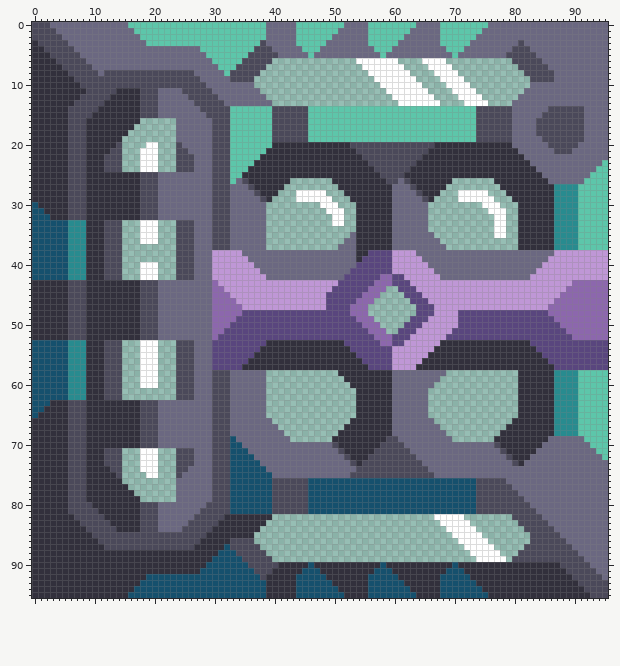
Sprite sheet: sprites/blocks/production/09i-12-necrolysis-boiler.png. That is the earlier state.
The file is 96x96 pixels. Pixels under 10% opacity are left out. Colours within 5 levels of each other are drawn and written as one.
And afterwards:
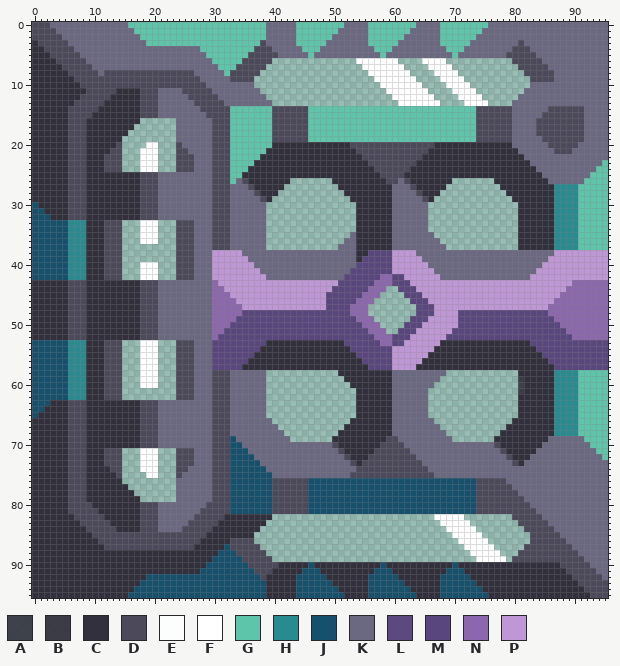
Palette (. is transparent): A #32303cde  B #32303ce9  C #32303c  D #4b495a  E #fffffff9  F #ffffff  G #5dc6aa  H #288b8f  J #15506d  K #6b6881  L #59467ef7  M #59467e  N #8c67ad  P #bf97d6
What changed:
y 28: x 44..48 FFFFF -> .....; x 71..75 EFFFF -> .....
y 29: x 44..49 EFEFFF -> ......; x 71..76 FFFFFF -> ......
y 30: x 48..50 FFF -> ...; x 75..77 FFF -> ...
y 31: x 49..51 FFF -> ...; x 76..78 FFE -> ...
y 32..33: x 50..51 FF -> ..; x 77..78 FF -> ..
y 34: x 77..78 FF -> ..
y 35: x 77..78 EF -> ..
y 59: x 81 C -> B
y 60: x 81 C -> A
y 61: x 81 C -> B
Changed places in both pictures, as pixel boxes (x1, y1, x2, y2):
erased: (296, 190, 344, 226)
erased: (458, 190, 506, 238)
changed: (518, 376, 524, 394)
